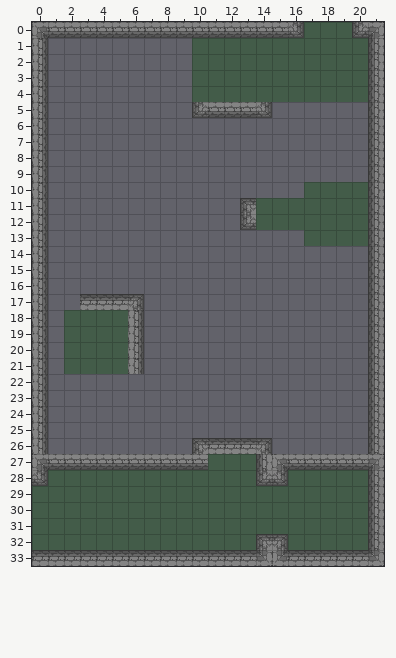
Tiled map, stored at assets/data/puzzle_1.tmx. Above is the file before it was changed.
Cells are 16x16 px. Shown: x 0..21, y 0..33.
And afterwards:
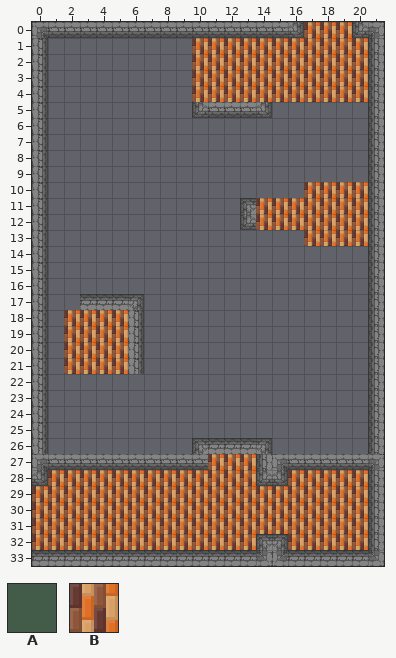
Key: from "tileset.png": A 1, B 4.
_ is an empty cell.
The edit:
Layer "base":
y 0: x 17..19 AAA -> BBB
y 1..4: x 10..20 AAAAAAAAAAA -> BBBBBBBBBBB
y 10: x 17..20 AAAA -> BBBB
y 11..12: x 14..20 AAAAAAA -> BBBBBBB
y 13: x 17..20 AAAA -> BBBB
y 18..21: x 2..5 AAAA -> BBBB
y 27: x 11..13 AAA -> BBB
y 28: x 1..13 AAAAAAAAAAAAA -> BBBBBBBBBBBBB; x 16..20 AAAAA -> BBBBB
y 29..31: x 0..20 AAAAAAAAAAAAAAAAAAAAA -> BBBBBBBBBBBBBBBBBBBBB
y 32: x 0..13 AAAAAAAAAAAAAA -> BBBBBBBBBBBBBB; x 16..20 AAAAA -> BBBBB
